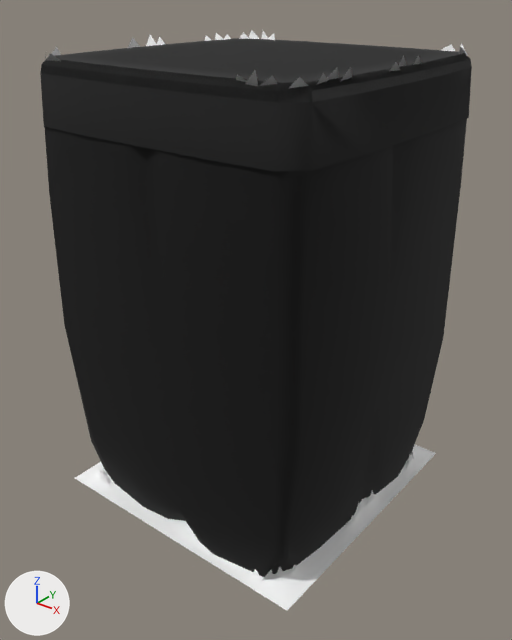
A saved change to the glTF model web/public/assets/acnh/cliff/0-a-0.glb.
Both versions are drawn from a camera (50 mm lens) standing at (13.87, -17.58, 2.1) and looking at (0.22, -0.52, -8.47). The lights are fixed; the arrows at lower left show +X, +Y and +Z. The picture after the commit comes second. Where no turn or scale is listed for an object, it has been applied to the vertices. Vertices at exactly the same position are counted once.

The scene before the commit, as lines of its bpy script (objects in view):
```python
mat_mprocgrass = bpy.data.materials.new('mProcGrass')
mat_mprocgrass.use_nodes = True; mat_mprocgrass.node_tree.nodes.clear()
_N = mat_mprocgrass.node_tree.nodes; _L = mat_mprocgrass.node_tree.links
n0 = _N.new('ShaderNodeBsdfPrincipled'); n0.name = 'Principled BSDF'
n0.inputs[2].default_value = 0.9  # 'Roughness'
n1 = _N.new('ShaderNodeOutputMaterial'); n1.name = 'Material Output'
n2 = _N.new('ShaderNodeVertexColor'); n2.name = 'Color Attribute'
_L.new(n0.outputs[0], n1.inputs[0])  # 'BSDF' to 'Surface'
_L.new(n2.outputs[0], n0.inputs[0])  # 'Color' to 'Base Color'
me_grassop__mgrasscliffxlu_mesh = bpy.data.meshes.new('GrassOP__mGrassCliffXlu-mesh')
me_grassop__mgrasscliffxlu_mesh.from_pydata(...)  # 84 vertices, 128 faces; spans x -5.0..5.0, y -5.0..5.0, z -1.88..0.0
me_grassop__mgrasscliffxlu_mesh.materials.append(mat_mgrasscliffxlu)
me_grasst__mgrass_mesh = bpy.data.meshes.new('GrassT__mGrass-mesh')
me_grasst__mgrass_mesh.from_pydata(...)  # 81 vertices, 136 faces; spans x -4.96..4.96, y -4.96..4.96, z -0.39..0.0
me_grasst__mgrass_mesh.materials.append(mat_mgrass_001)
me_pgrassba__mprocgrass_mesh = bpy.data.meshes.new('PGrassBA__mProcGrass-mesh')
me_pgrassba__mprocgrass_mesh.from_pydata(...)  # 149 vertices, 50 faces; spans x -4.8..4.8, y -4.7..4.7, z -15.1..0.4
me_pgrassba__mprocgrass_mesh.materials.append(mat_mprocgrass)
ob_grassop__mgrasscliffxlu = bpy.data.objects.new('GrassOP__mGrassCliffXlu', me_grassop__mgrasscliffxlu_mesh)
ob_grassop__mgrasscliffxlu.location = (0.0, 0.0, 0.0)
ob_grasst__mgrass = bpy.data.objects.new('GrassT__mGrass', me_grasst__mgrass_mesh)
ob_grasst__mgrass.location = (0.0, 0.0, 0.0)
ob_pgrassba__mprocgrass = bpy.data.objects.new('PGrassBA__mProcGrass', me_pgrassba__mprocgrass_mesh)
ob_pgrassba__mprocgrass.location = (0.0, 0.0, 0.0)
# also in view: 'Cliff__mCliff' at (0.0, 0.0, -7.7); 'GrassB__mGrass' at (0.0, 0.0, -14.85)
```
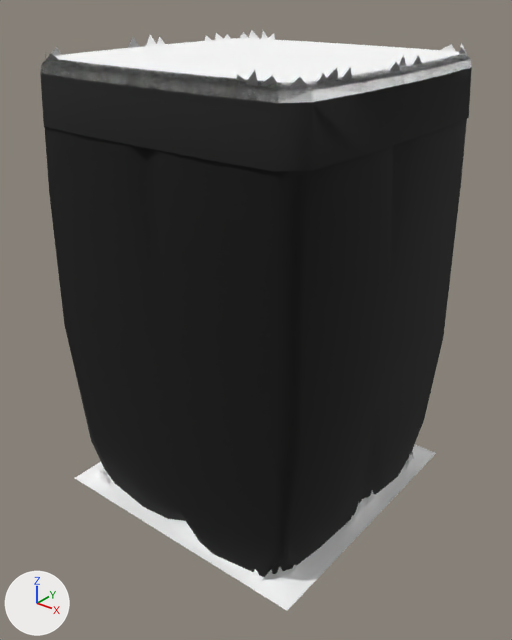
Boxes [x1, y1, x2, y2] around the edits, measured in the pictures (512 x 640 px):
'GrassT__mGrass', recoloured (lighter): [40, 38, 472, 103] in both

Edits to the bpy script that builds the scene:
```text
Change mat_mprocgrass:
    where n0 = _N.new('ShaderNodeBsdfPrincipled'); n0.name = 'Principled BSDF'
    add n0.inputs[0].default_value = (1.0, 1.0, 1.0, 1.0)  # 'Base Color', white #ffffff
    remove n2 = _N.new('ShaderNodeVertexColor'); n2.name = 'Color Attribute'
    remove _L.new(n2.outputs[0], n0.inputs[0])  # 'Color' to 'Base Color'
Change me_grasst__mgrass_mesh:
    where me_grasst__mgrass_mesh.from_pydata(...)  # 81 vertices, 136 faces; spans x -4.96..4.96, y -4.96..4.96, z -0.39..0.0
    remove me_grasst__mgrass_mesh.materials.append(mat_mgrass_001)
    add me_grasst__mgrass_mesh.materials.append(mat_mgrass)  # white #ffffff
Change me_pgrassba__mprocgrass_mesh:
    where me_pgrassba__mprocgrass_mesh.from_pydata(...)  # 149 vertices, 50 faces; spans x -4.8..4.8, y -4.7..4.7, z -15.1..0.4
    used by ob_pgrassba__mprocgrass; location = (0.0, 0.0, 0.0)
    me_pgrassba__mprocgrass_mesh part 1: vertex colours changed
```
